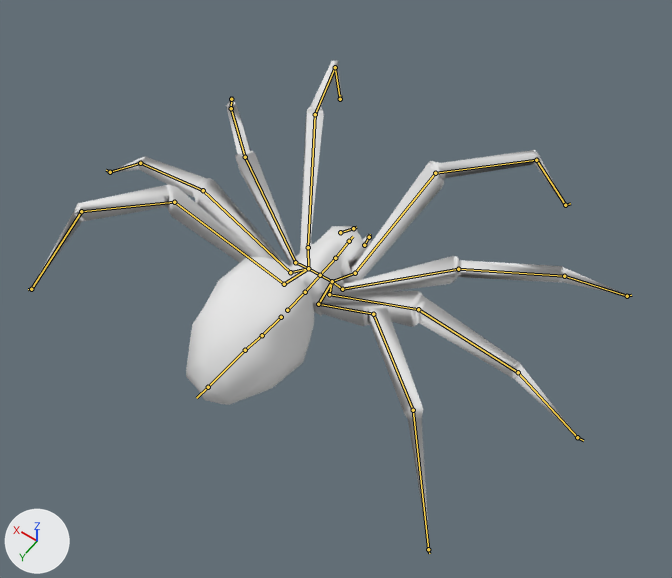
The Blender file rigs/spider/animation-spider-attack.blend, before and after one commit.
Rendered twice from a camera (50 mm lens) standing at (-3.17, 4.02, 6.71) and looking at (-0.19, -0.16, 0.15). Lighting does not change. The marker at lower left points along +X, +Y and +Z. The picture after the commit comes second. The bones that change, and the others that lie on the model, are drawn over the model as lines.

In view in the first picture: 'Spider Model'.
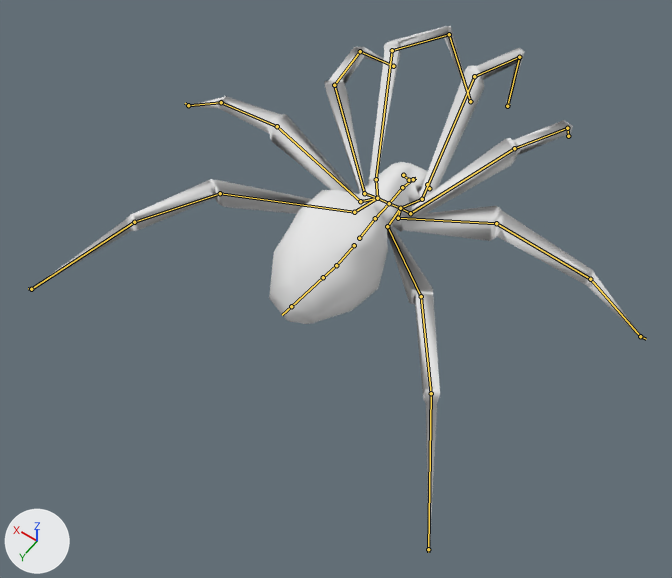
The newer file adds an action. The first version stands in its rest pose; the second is drawn at frame 11 of the action 'Attack'.

Where the change shows, as pixel boxes (x1, y1, x2, y2) in the pictures (672 x 578 px):
'Spider Model', posed (7% taller): before (31, 61, 629, 552); after (30, 26, 642, 552)

The edits, one by one:
Bone 'DRV_tail_2.001' (bone_drv_tail_2_001) turns from (0, 0, 0) to (-13, -1, -1) degrees about its own x, y and z.
Bone 'DRV_tail_3.001' (bone_drv_tail_3_001) turns from (0, 0, 0) to (-4, 0, 0) degrees about its own x, y and z.
Bone 'DRV_spine_1.001' (bone_drv_spine_1_001) turns from (0, 0, 0) to (-11, -4, 0) degrees about its own x, y and z.
Bone 'DRV_spine_2.001' (bone_drv_spine_2_001) turns from (0, 0, 0) to (3, 0, 1) degrees about its own x, y and z.
Bone 'DRV_head.001' (bone_drv_head_001) turns from (0, 0, 0) to (-28, 2, 2) degrees about its own x, y and z.
Bone 'DRV_teeth_l.001' (bone_drv_teeth_l_001) turns from (0, 0, 0) to (-11, 0, 10) degrees about its own x, y and z.
Bone 'DRV_teeth_r.001' (bone_drv_teeth_r_001) turns from (0, 0, 0) to (-13, 2, -8) degrees about its own x, y and z.
Bone 'DRV_legs_anchor_l.001' (bone_drv_legs_anchor_l_001) turns from (0, 0, 0) to (1, 0, 0) degrees about its own x, y and z.
Bone 'DRV_legs_anchor_r.001' (bone_drv_legs_anchor_r_001) turns from (0, 0, 0) to (5, 0, -1) degrees about its own x, y and z.
Bone 'DRV_hips' (bone_drv_hips) moves from (0.0, 0.0, 0.0) to (0.09, 0.97, 0.13).
Bone 'DRV_hips' (bone_drv_hips) turns from (0, 0, 0) to (11, 0, 0) degrees about its own x, y and z.
Bone 'DRV_leg_a_l' (bone_drv_leg_a_l) moves from (0.0, 0.0, 0.0) to (0.29, 0.04, 1.38).
Bone 'DRV_leg_b_l' (bone_drv_leg_b_l) moves from (0.0, 0.0, 0.0) to (1.64, 0.28, 0.83).
Bone 'DRV_leg_c_l' (bone_drv_leg_c_l) moves from (0.0, 0.0, 0.0) to (1.19, 0.0, 0.22).
Bone 'DRV_leg_a_r' (bone_drv_leg_a_r) moves from (0.0, 0.0, 0.0) to (-0.31, 0.18, 1.46).
Bone 'DRV_leg_b_r' (bone_drv_leg_b_r) moves from (0.0, 0.0, 0.0) to (-1.87, 0.18, 0.94).
Bone 'DRV_leg_c_r' (bone_drv_leg_c_r) moves from (0.0, 0.0, 0.0) to (-1.19, 0.0, 0.22).
